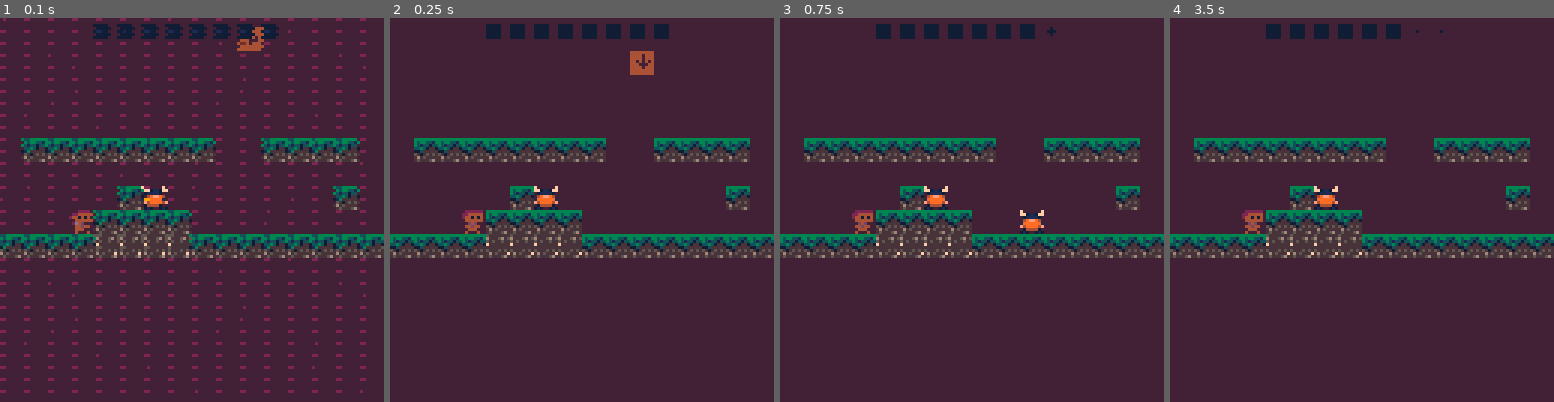
Above: before the commit, frames 1-4 (left to right).
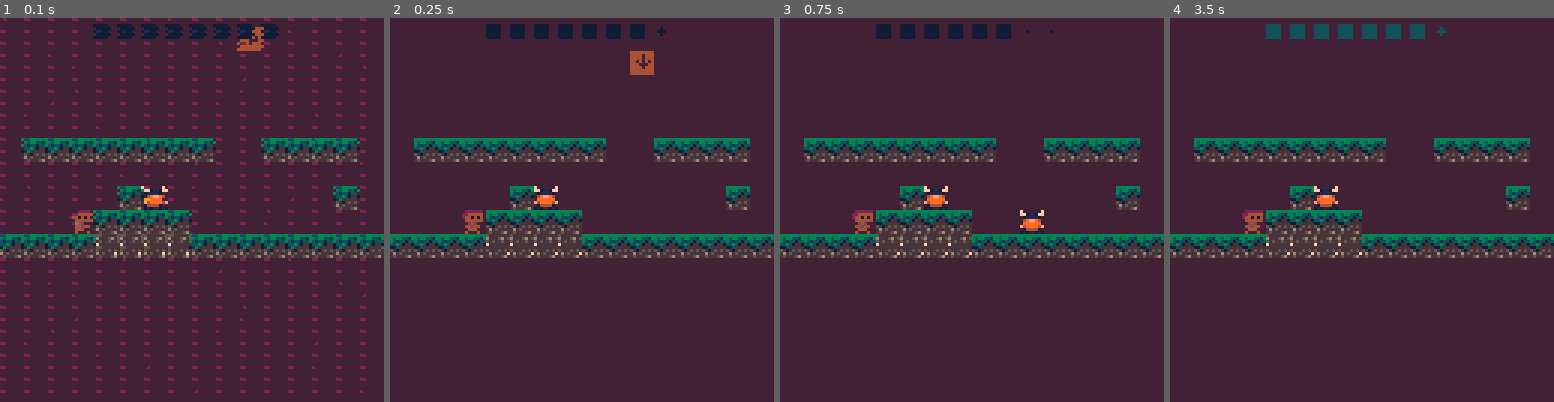
Above: after the commit, the same moments.

Repository: Zetneki/Rock-Paper-Vikings
Game: PICO-8 cartridge testgame.p8
Two runs of this game, one before a commit and one after it. Both use one fixed random seed, a clock stepped at 60 frames per second and the inputs below.
Inputs:
- Up to frame 1 (0.1 s): no input
- Up to frame 2 (0.25 s): no input
- Up to frame 3 (0.75 s): no input
- Up to frame 4 (3.5 s): hold Right 1.6-2.1 s; hold Up 2.15-2.42 s; hold Right 2.47-3.03 s; hold Left from 3.08 s (still down)

Frame 1 is identical in both runs. In frame 2, 0.1% of the frame differs, in the area x 68-73%, y 1-6%; in frame 3, 0.2%; in frame 4, 1.1%, in the area x 25-72%, y 1-6%.

Commit message:
random class each phase, rps mechanics

Diff:
--- a/enemy.lua
+++ b/enemy.lua
@@ -138,11 +138,16 @@
 	for e in all(enemies) do
 		if not e.dead then
 			if player_enemy_overlap(e) then
-				if player_enemy_collision(e) then
+
+				local current_char = player.spr_set
+				local can_kill = phase.beats[current_char] == e.type
+
+				if player_enemy_collision(e) and can_kill then
 					enemy_hit(e)
 				else
 					player_dead()
 				end
+
 			end
 		end
 	end
--- a/main.lua
+++ b/main.lua
@@ -65,19 +65,26 @@
 
 	-- charater type timer
 	phase = {
-		duration=400,     -- 600 frame = 20mp at 30fps
-		current=400,
+		duration=100,     -- 600 frame = 20mp at 30fps
+		current=100,
 		char_index=1,
 		dot_count=8,
 
-		-- melyik karakter melyik enemyt uti (rock-paper-scissors)
-		beats = {
+		-- char_index
+		chars = {
 			[1]="viking",
 			[2]="wizard",
 			[3]="knight",
 			[4]="cowboy"
 		},
 
+		-- what class beats another (rock, paper scissors)
+		beats = {
+			viking=nil,
+			knight="cowboy",
+			cowboy="wizard",
+			wizard="knight"
+		},
 		-- depletion queue for timer rectangles
 		-- center always stays
 		cell_order = {
--- a/timer.lua
+++ b/timer.lua
@@ -2,10 +2,15 @@
 	phase.current -= 1
 
 	if phase.current <= 0 then
-		phase.char_index = phase.char_index % 4 + 1
+		local new_index
+		repeat
+			new_index = flr(rnd(4)) + 1
+		until new_index != phase.char_index
+
+		phase.char_index = new_index
 		phase.current = phase.duration
 
-		player.spr_set = phase.beats[phase.char_index]
+		player.spr_set = phase.chars[phase.char_index]
 		player.spr = p_spr_sets[player.spr_set]
 		player.anim = time()
 	end
